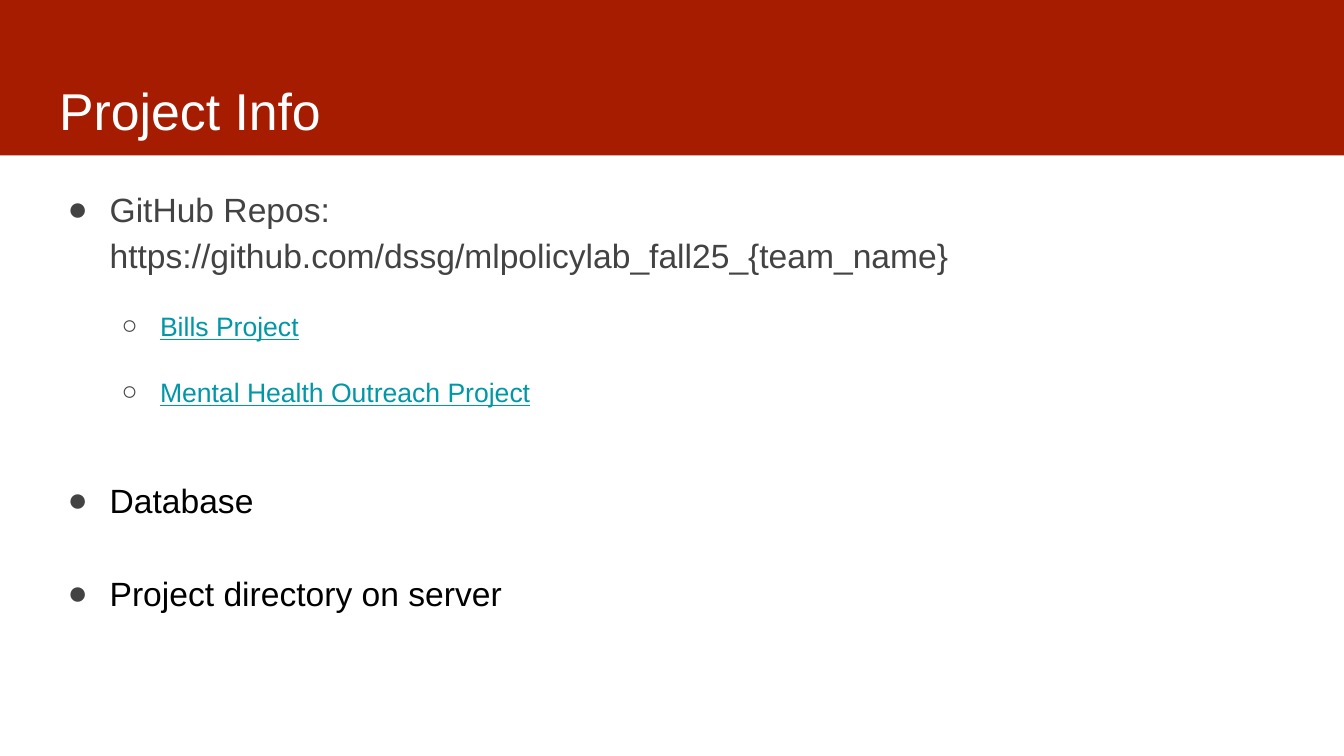
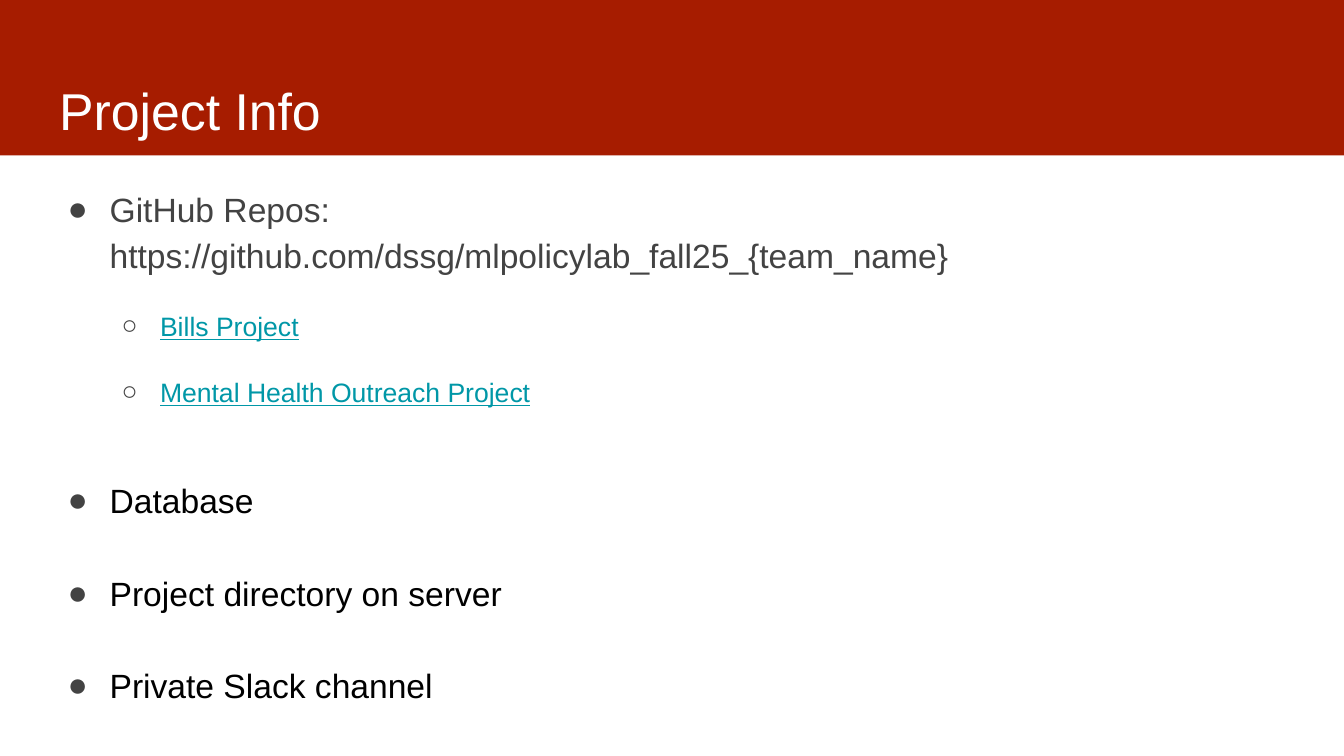
Before and after one commit to dssg/mlforpublicpolicylab, a slide deck: slide 3 of Lectures/03-casestudies.pptx. Drawn at 1344x756 pixels with LibreOffice and Linux fonts; fonts in the diff are those of the drawing. Boxes give left, top, right and bottom in pixels: in the first picture for what was removed or moved away, otherwise in the second. Text is boxed around its words. In the diff, an @@ line names an element or a change of style, - is before the commit and + after.

Commit message:
updated

```diff
--- a/Lectures/03-casestudies.pptx
+++ b/Lectures/03-casestudies.pptx
@@ text at (x1=110, y1=673, x2=433, y2=699): paragraph added @@
+● Private Slack channel
```
